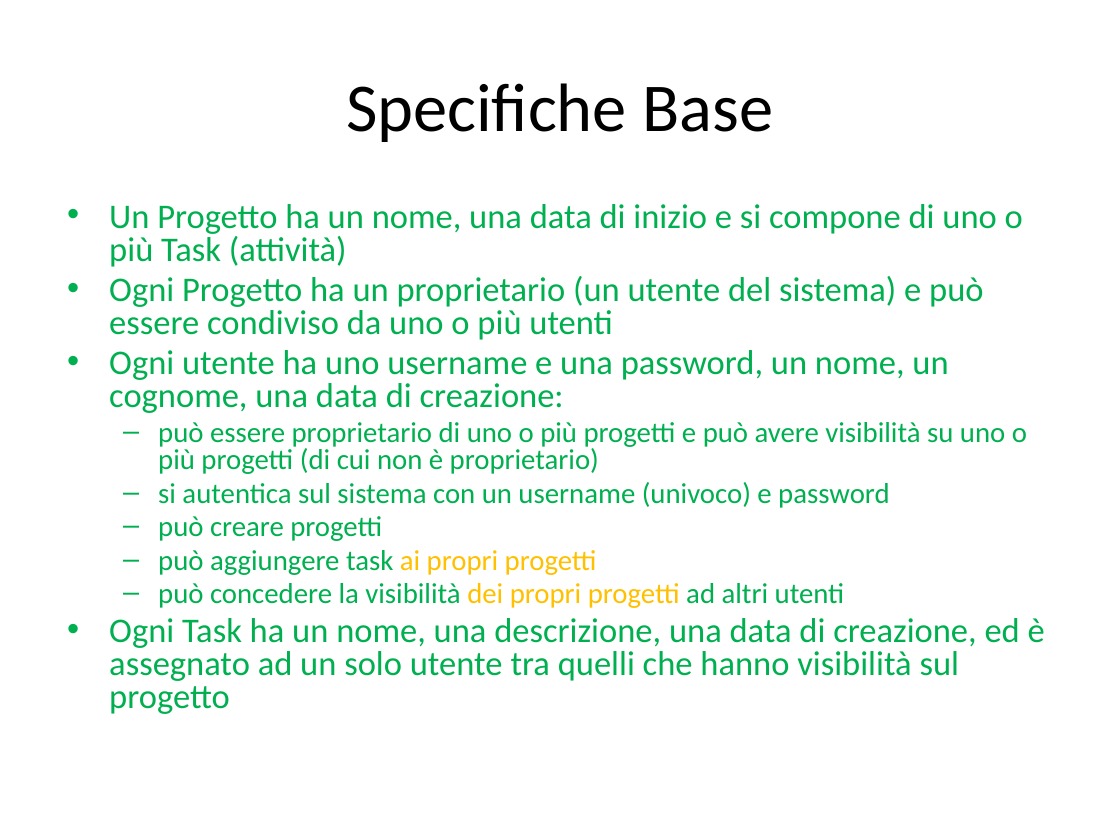
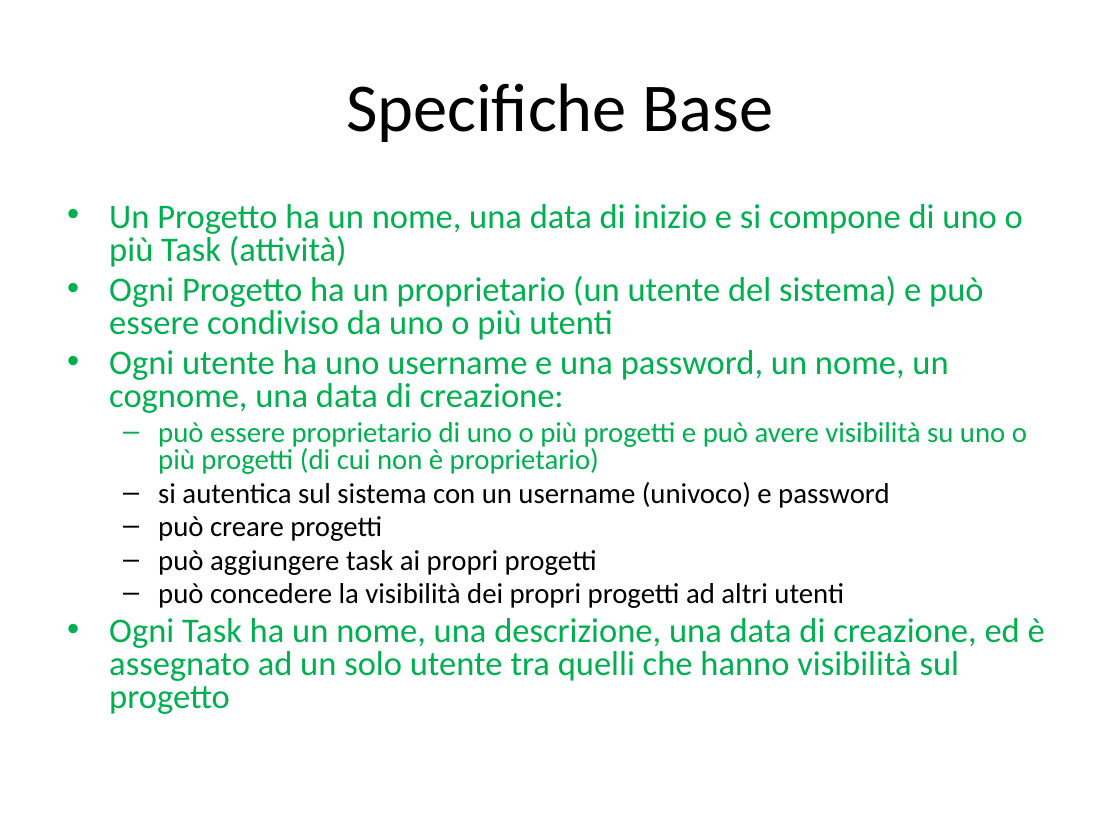
Before and after one commit to JohnnyWalkerRed/SIW-ProjectManager, a slide deck: slide 3 of Direttive progetto e class diagram/siw-progetto-giugno-2020.pptx. Drawn at 1120x840 pixels with LibreOffice and Linux fonts; fonts in the diff are those of the drawing. Boxes give left, top, right and bottom in pixels: in the first picture for what was removed or moved away, otherwise in the second. Text is boxed around its words. In the diff, an @@ line names an element or a change of style, - is before the commit and + after.

```diff
--- a/Direttive progetto e class diagram/siw-progetto-giugno-2020.pptx
+++ b/Direttive progetto e class diagram/siw-progetto-giugno-2020.pptx
@@ text at <box>158,482,889,608</box>: text colour #00B050 to #000000 in "si autentica sul sistema con un username ...", "può creare progetti", "può aggiungere task", "può concedere la visibilità ad altri utenti"; text colour #FFC000 to #000000 in "ai propri progetti", "dei propri progetti" @@
```
Also in this commit, not shown: 5 other slides changed, 2 other files.
